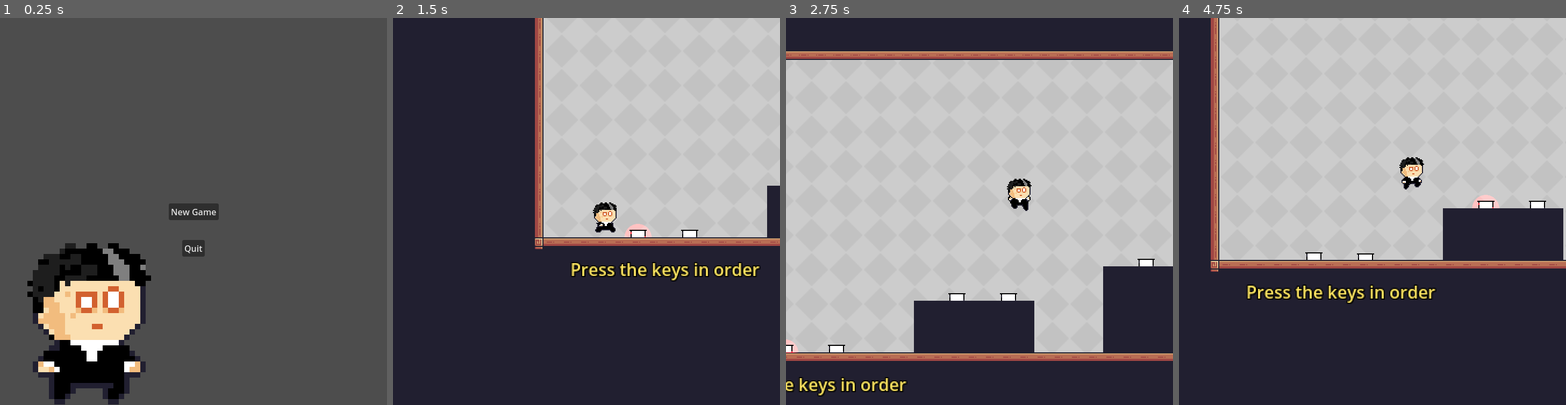
Above: before the commit, frames 1-4 (left to right).
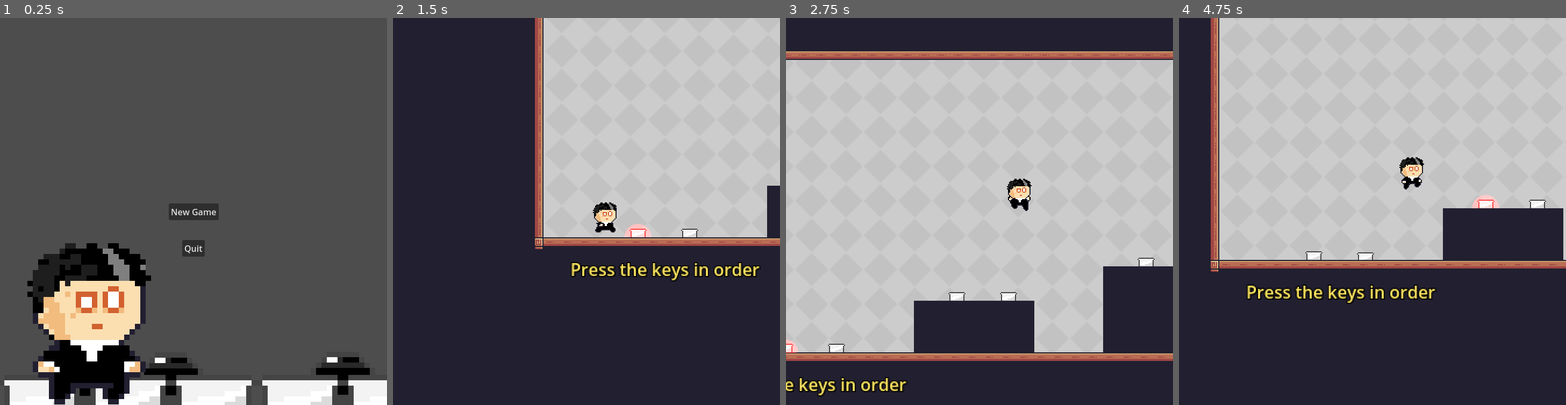
Above: after the commit, the same moments.

Repository: PascalGilbraith/Scale
Game: Godot game, scene res://main_menu.tscn
The game is run twice, just before and just after one commit, with the same random seed, the same clock (stepped at 60 frames per second) and the same inputs.
Inputs:
- Up to frame 1 (0.25 s): no input
- Up to frame 2 (1.5 s): click "New Game" at 0.5 s; hold Right (ui_right) from 1.28 s (still down)
- Up to frame 3 (2.75 s): keep holding Right (ui_right); tap Space (jump) at 1.52, 2.27 s
- Up to frame 4 (4.75 s): release Right (ui_right) at 2.78 s; hold Left (ui_left) 2.78-3.53 s; hold Right (ui_right) from 3.53 s (still down); tap Space (jump) at 3.77, 4.52 s

The runs differ from the first frame. In frame 1, 5.5% of the frame differs, in the area x 1-100%, y 87-100%; in frame 2, 0.1%; in frame 3, 0.2%; in frame 4, 0.2%.

Commit message:
Add new button textures, including black keys

Diff:
--- a/button.gd
+++ b/button.gd
@@ -17,6 +17,8 @@
 
 var is_highlighted: bool = false
 
+var is_black: bool = false
+
 func set_is_highlighted(value: bool):
 	is_highlighted = value
 	Highlight.enabled = is_highlighted
@@ -24,16 +26,25 @@
 # Called when the node enters the scene tree for the first time.
 func _ready():
 	AudioPlayer.stream = Sound
+	print_debug(Sound.resource_path)
+	if Sound.resource_path.contains("#"):
+		is_black = true
+		Sprite.play("idle_black")
 
 # Called every frame. 'delta' is the elapsed time since the previous frame.
 func _process(_delta):
 	if Sprite.animation == "release" and Sprite.frame_progress == 1:
 		Sprite.play("idle")
+	elif Sprite.animation == "release_black" and Sprite.frame_progress == 1:
+		Sprite.play("idle_black")
 
 func _on_body_entered(body):
 	if body is player:
 		AudioPlayer.play()
-		Sprite.play("press")
+		if is_black:
+			Sprite.play("press_black")
+		else:
+			Sprite.play("press")
 		if not is_single_use || not is_pushed:
 			emit_signal("button_pushed")
 
@@ -46,4 +57,7 @@
 
 func _on_body_exited(body):
 	if body is player:
-		Sprite.play("release")
+		if is_black:
+			Sprite.play("release_black")
+		else:
+			Sprite.play("release")
--- a/button.tscn
+++ b/button.tscn
@@ -1,9 +1,11 @@
-[gd_scene load_steps=15 format=3 uid="uid://phtslvx3t3la"]
+[gd_scene load_steps=25 format=3 uid="uid://phtslvx3t3la"]
 
 [ext_resource type="Script" path="res://button.gd" id="1_a8pru"]
 [ext_resource type="Texture2D" uid="uid://cdpw2ggdcks4r" path="res://Images/Button.png" id="1_qkptc"]
+[ext_resource type="Texture2D" uid="uid://cq2fx5h0gpbgm" path="res://Images/ButtonBlack.png" id="3_6f0tc"]
 [ext_resource type="Texture2D" uid="uid://d0o84pb6kkl38" path="res://Images/ButtonPress.png" id="3_8br0l"]
 [ext_resource type="Texture2D" uid="uid://b1yo8fawp3wjs" path="res://Images/2d_light_half.webp" id="4_awxit"]
+[ext_resource type="Texture2D" uid="uid://ex1midco02lr" path="res://Images/ButtonPressBlack.png" id="5_5arbt"]
 
 [sub_resource type="AtlasTexture" id="AtlasTexture_4pmqb"]
 atlas = ExtResource("3_8br0l")
@@ -19,6 +21,22 @@
 
 [sub_resource type="AtlasTexture" id="AtlasTexture_hkc18"]
 atlas = ExtResource("3_8br0l")
+region = Rect2(48, 0, 16, 16)
+
+[sub_resource type="AtlasTexture" id="AtlasTexture_e1ypw"]
+atlas = ExtResource("5_5arbt")
+region = Rect2(0, 0, 16, 16)
+
+[sub_resource type="AtlasTexture" id="AtlasTexture_rqmma"]
+atlas = ExtResource("5_5arbt")
+region = Rect2(16, 0, 16, 16)
+
+[sub_resource type="AtlasTexture" id="AtlasTexture_ce45c"]
+atlas = ExtResource("5_5arbt")
+region = Rect2(32, 0, 16, 16)
+
+[sub_resource type="AtlasTexture" id="AtlasTexture_xy0l2"]
+atlas = ExtResource("5_5arbt")
 region = Rect2(48, 0, 16, 16)
 
 [sub_resource type="AtlasTexture" id="AtlasTexture_wxuax"]
@@ -37,6 +55,22 @@
 atlas = ExtResource("3_8br0l")
 region = Rect2(0, 0, 16, 16)
 
+[sub_resource type="AtlasTexture" id="AtlasTexture_0hfp4"]
+atlas = ExtResource("5_5arbt")
+region = Rect2(48, 0, 16, 16)
+
+[sub_resource type="AtlasTexture" id="AtlasTexture_ihygw"]
+atlas = ExtResource("5_5arbt")
+region = Rect2(32, 0, 16, 16)
+
+[sub_resource type="AtlasTexture" id="AtlasTexture_r56oy"]
+atlas = ExtResource("5_5arbt")
+region = Rect2(16, 0, 16, 16)
+
+[sub_resource type="AtlasTexture" id="AtlasTexture_hixdr"]
+atlas = ExtResource("5_5arbt")
+region = Rect2(0, 0, 16, 16)
+
 [sub_resource type="SpriteFrames" id="SpriteFrames_01nem"]
 animations = [{
 "frames": [{
@@ -45,6 +79,14 @@
 }],
 "loop": true,
 "name": &"idle",
+"speed": 5.0
+}, {
+"frames": [{
+"duration": 1.0,
+"texture": ExtResource("3_6f0tc")
+}],
+"loop": true,
+"name": &"idle_black",
 "speed": 5.0
 }, {
 "frames": [{
@@ -66,6 +108,23 @@
 }, {
 "frames": [{
 "duration": 1.0,
+"texture": SubResource("AtlasTexture_e1ypw")
+}, {
+"duration": 1.0,
+"texture": SubResource("AtlasTexture_rqmma")
+}, {
+"duration": 1.0,
+"texture": SubResource("AtlasTexture_ce45c")
+}, {
+"duration": 1.0,
+"texture": SubResource("AtlasTexture_xy0l2")
+}],
+"loop": false,
+"name": &"press_black",
+"speed": 20.0
+}, {
+"frames": [{
+"duration": 1.0,
 "texture": SubResource("AtlasTexture_wxuax")
 }, {
 "duration": 1.0,
@@ -79,6 +138,23 @@
 }],
 "loop": false,
 "name": &"release",
+"speed": 20.0
+}, {
+"frames": [{
+"duration": 1.0,
+"texture": SubResource("AtlasTexture_0hfp4")
+}, {
+"duration": 1.0,
+"texture": SubResource("AtlasTexture_ihygw")
+}, {
+"duration": 1.0,
+"texture": SubResource("AtlasTexture_r56oy")
+}, {
+"duration": 1.0,
+"texture": SubResource("AtlasTexture_hixdr")
+}],
+"loop": false,
+"name": &"release_black",
 "speed": 20.0
 }]
 
@@ -95,7 +171,7 @@
 [node name="AnimatedSprite2D" type="AnimatedSprite2D" parent="."]
 texture_filter = 1
 sprite_frames = SubResource("SpriteFrames_01nem")
-animation = &"idle"
+animation = &"idle_black"
 autoplay = "idle"
 
 [node name="Light" type="PointLight2D" parent="."]
--- a/main_menu.tscn
+++ b/main_menu.tscn
@@ -1,8 +1,10 @@
-[gd_scene load_steps=16 format=3 uid="uid://4kf5da6q0njq"]
+[gd_scene load_steps=18 format=3 uid="uid://4kf5da6q0njq"]
 
 [ext_resource type="Script" path="res://main_menu.gd" id="1_fhscl"]
 [ext_resource type="PackedScene" uid="uid://7c7mjdtpqpu" path="res://Levels/main.tscn" id="2_6wuiv"]
+[ext_resource type="Texture2D" uid="uid://cq2fx5h0gpbgm" path="res://Images/ButtonBlack.png" id="3_0rqxl"]
 [ext_resource type="Texture2D" uid="uid://b4hfpuuj7eijb" path="res://Images/Idle (32x32).png" id="3_m44jh"]
+[ext_resource type="Texture2D" uid="uid://cdpw2ggdcks4r" path="res://Images/Button.png" id="4_a11wi"]
 
 [sub_resource type="AtlasTexture" id="AtlasTexture_qcfp6"]
 atlas = ExtResource("3_m44jh")
@@ -93,6 +95,58 @@
 script = ExtResource("1_fhscl")
 first_scene = ExtResource("2_6wuiv")
 
+[node name="CanvasGroup" type="CanvasGroup" parent="."]
+position = Vector2(-272, 31)
+metadata/_edit_group_ = true
+
+[node name="Sprite2D6" type="Sprite2D" parent="CanvasGroup"]
+texture_filter = 1
+position = Vector2(430, 612)
+scale = Vector2(10, 10)
+texture = ExtResource("3_0rqxl")
+
+[node name="Sprite2D7" type="Sprite2D" parent="CanvasGroup"]
+texture_filter = 1
+position = Vector2(590, 611)
+scale = Vector2(10, 10)
+texture = ExtResource("3_0rqxl")
+
+[node name="Sprite2D8" type="Sprite2D" parent="CanvasGroup"]
+texture_filter = 1
+position = Vector2(910, 610)
+scale = Vector2(10, 10)
+texture = ExtResource("3_0rqxl")
+
+[node name="Sprite2D" type="Sprite2D" parent="CanvasGroup"]
+texture_filter = 1
+position = Vector2(350, 633)
+scale = Vector2(10, 10)
+texture = ExtResource("4_a11wi")
+
+[node name="Sprite2D2" type="Sprite2D" parent="CanvasGroup"]
+texture_filter = 1
+position = Vector2(510, 633)
+scale = Vector2(10, 10)
+texture = ExtResource("4_a11wi")
+
+[node name="Sprite2D3" type="Sprite2D" parent="CanvasGroup"]
+texture_filter = 1
+position = Vector2(670, 633)
+scale = Vector2(10, 10)
+texture = ExtResource("4_a11wi")
+
+[node name="Sprite2D4" type="Sprite2D" parent="CanvasGroup"]
+texture_filter = 1
+position = Vector2(830, 633)
+scale = Vector2(10, 10)
+texture = ExtResource("4_a11wi")
+
+[node name="Sprite2D5" type="Sprite2D" parent="CanvasGroup"]
+texture_filter = 1
+position = Vector2(990, 633)
+scale = Vector2(10, 10)
+texture = ExtResource("4_a11wi")
+
 [node name="Button_Play" type="Button" parent="."]
 anchors_preset = 8
 anchor_left = 0.5
Binary file changed: Images/Button.png
Binary file added: Images/ButtonBlack.png
Not shown, added: Images/ButtonBlack.png.import
Binary file changed: Images/ButtonPress.png
Binary file added: Images/ButtonPressBlack.png
Not shown, added: Images/ButtonPressBlack.png.import
